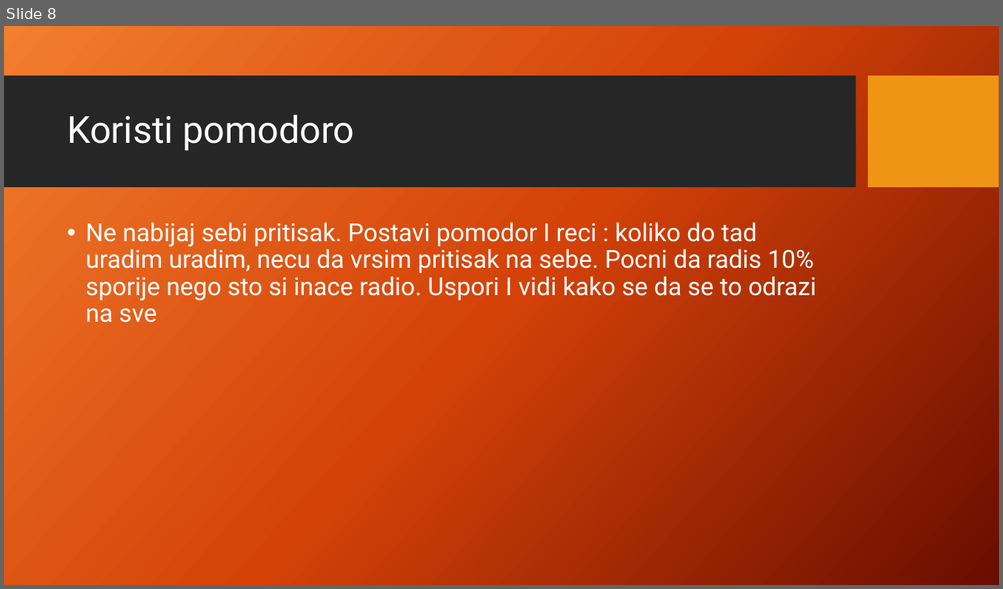
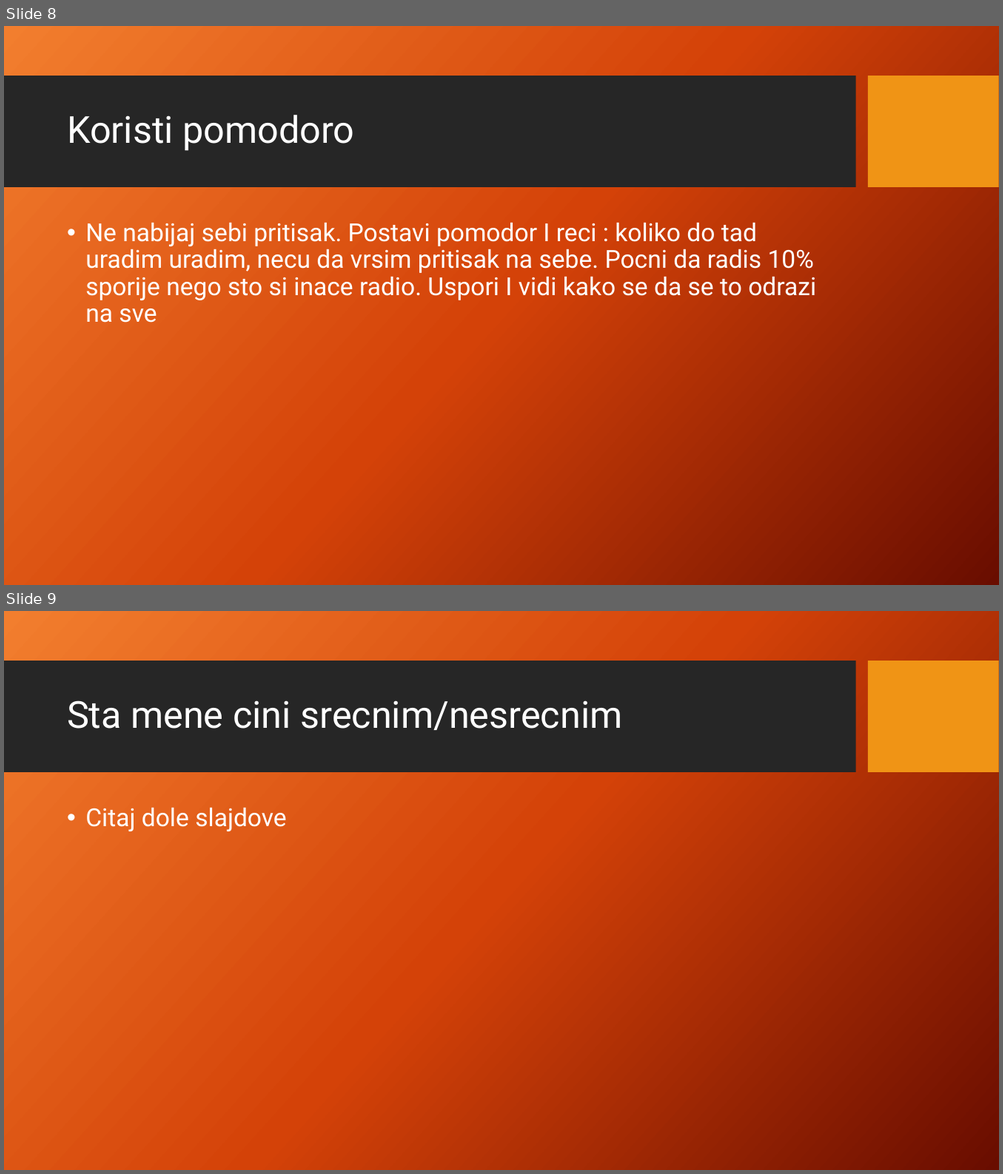
Before and after one commit to mladenpopovic808/Fundamenti, a slide deck: Fundamenti zivota.pptx. Shown one above the other, each under a label of ours: slide 8 before the commit, slides 8 and 9 after it. The pictures are 1003x589 and 1003x1174 pixels, drawn with LibreOffice and Linux fonts; fonts in the diff are those of the drawing; background and template pictures are left out. Boxes give left, top, right and bottom in pixels: in the first picture for what was removed or moved away, otherwise in the second. Text is boxed around its words. In the diff, an @@ line names an element or a change of style, - is before the commit and + after.

```diff
--- a/Fundamenti zivota.pptx
+++ b/Fundamenti zivota.pptx
@@ slide 9 added at [4,611,999,1170], background picture (left out); not listed: 2 template elements that a slide beside it also shows @@
@@ title added at [67,701,622,730], 36 pt, text #FFFFFF @@
+Sta mene cini srecnim/nesrecnim
@@ text added at [85,807,287,832], 24 pt, text #FFFFFF @@
+• Citaj dole slajdove
```
Also in this commit, not shown: 3 other slides added.
